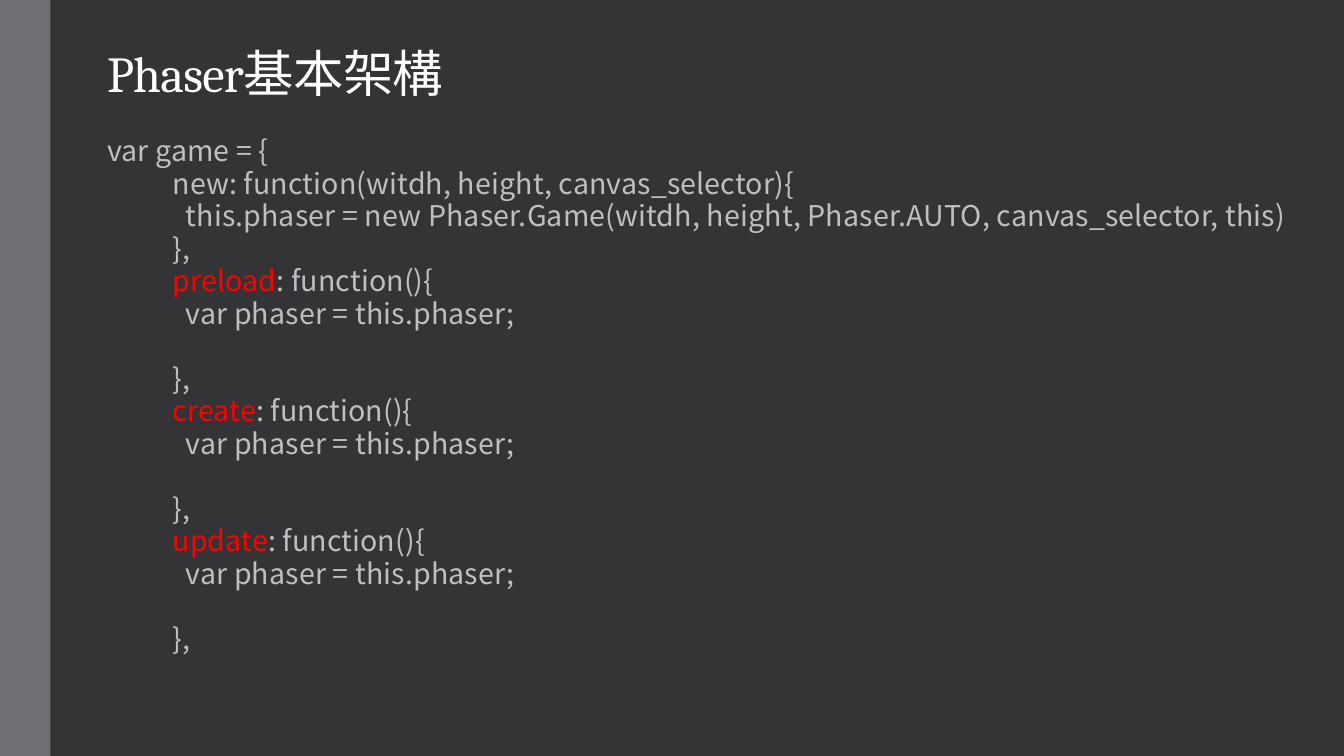
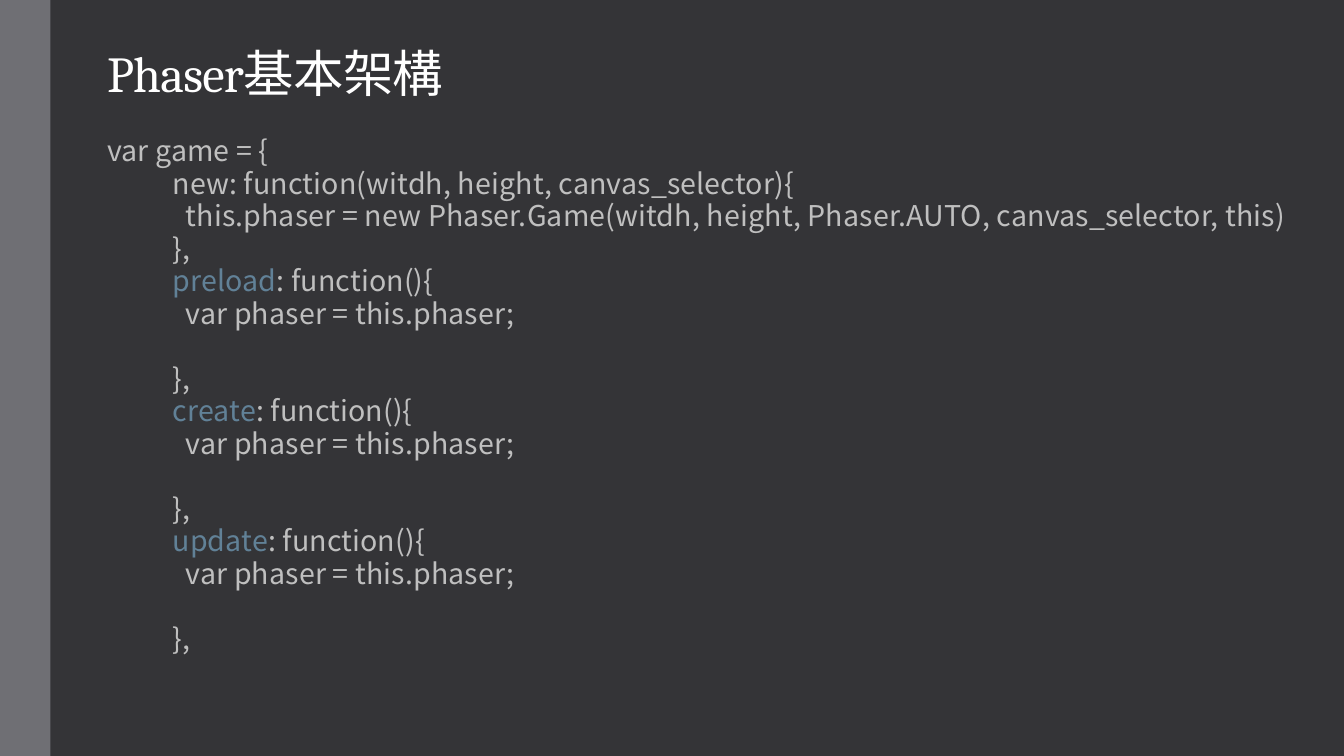
Before and after one commit to NCHUIT/104B_phaser_maple_game, a slide deck: slide 2 of maple_01.pptx. Drawn at 1344x756 pixels with LibreOffice and Linux fonts; fonts in the diff are those of the drawing. Boxes give left, top, right and bottom in pixels: in the first picture for what was removed or moved away, otherwise in the second. Text is boxed around its words. In the diff, an @@ line names an element or a change of style, - is before the commit and + after.

```diff
--- a/maple_01.pptx
+++ b/maple_01.pptx
@@ subtitle "var game = { new: ..." at (107, 145, 1285, 591): text colour #FF0000 to #618197 in "preload: create: update:" @@
```
Also in this commit, not shown: 11 other slides changed, 1 other file.
